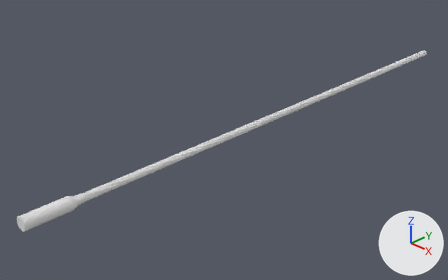
One commit to the Blender file -game-assets/-weapons/_custom/-project-armis/-weapons/Arcus .338 [bolt-action rifle]/_parts/internals/internals_01.blend: the scene before it, then after it.
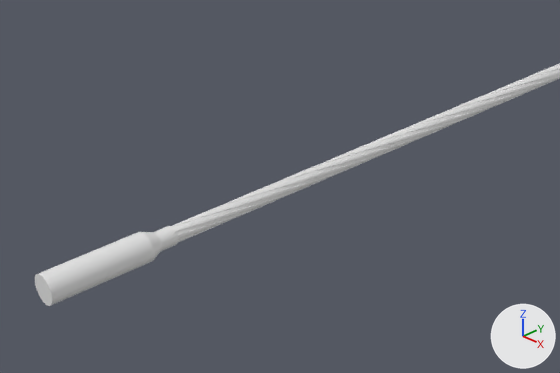
The first picture shows the older version from a 50 mm camera at (0.461, -0.201, 0.308) aimed at (-0.04, 0.295, -0.03). The close-ups show both versions on the part from 0% to 60% of the width and 30% to 94% of the height of that picture; other places that the commit changed are outside them. Every picture has the same lights, and +X, +Y and +Z are marked at lower right.

Objects in the first close-up: 'inner-barrel', 'inner-barrel.001'.
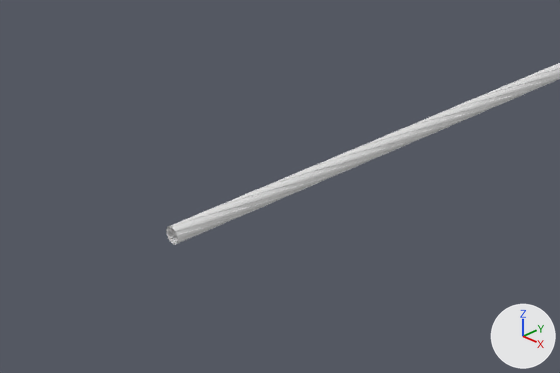
Where the change shows, as pixel boxes [x1, y1, x2, y2] in the close-ups (560 x 373 px):
'inner-barrel', hidden: before [35, 226, 178, 306]

The edits, one by one:
Object 'inner-barrel' (ob_inner_barrel) is now hidden.
